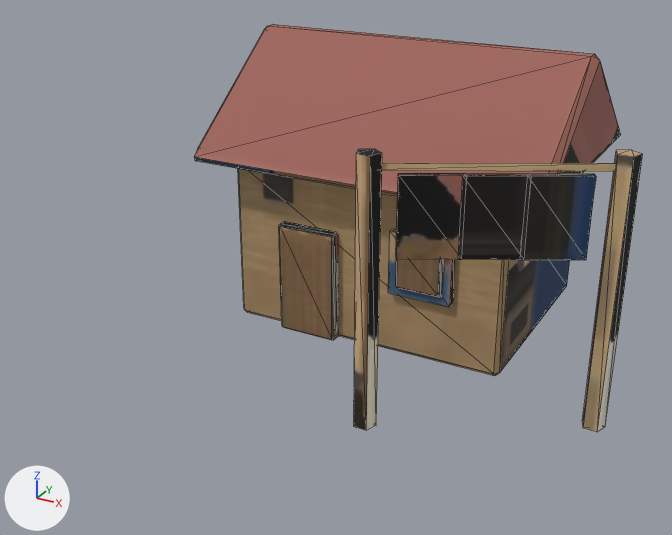
Renders of the glTF model client/public/city/house-1-age1.glb from each side of a commit.
One viewpoint serves both versions: a 50 mm lens placed at (0.653, -1.417, 0.773), pointed at (-0.046, -0.147, 0.138). The axes (+X, +Y, +Z) are drawn at lower left. The lights are the same throughout. The first picture is the older version. Mesh edges are drawn as thin lines. Where no turn or scale is listed for an object, it has been applied to the vertices. Vertices at exactly the same position are counted once.

Objects in the first picture: 'house-1-age1'.
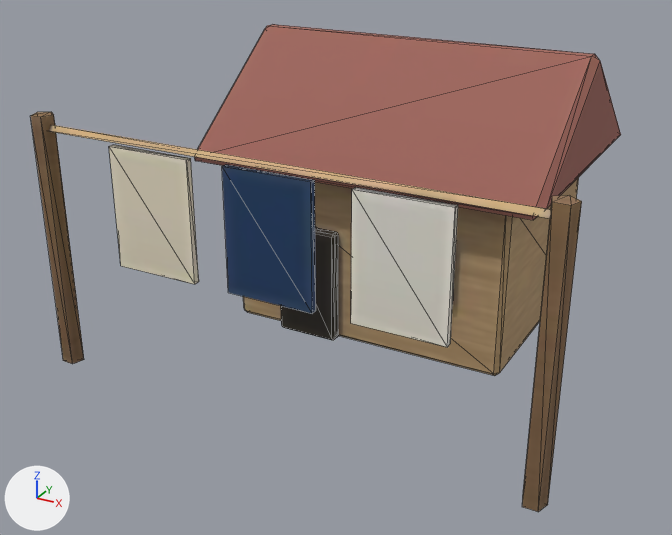
Where the newer file only moved an object's origin or applied its transform, the numbers keep the older frame.

Edits to the bpy script that builds the scene:
```text
Change me_house_1_age1:
    used by ob_house_1_age1; location = (0.064, -0.032, 0.246)
    remove me_house_1_age1.from_pydata(...)  # 148 vertices, 252 faces; spans x -0.374..0.374, y -0.343..0.343, z -0.246..0.246
    add me_house_1_age1.from_pydata(...)  # 148 vertices, 252 faces; spans x -0.481..0.354, y -0.403..0.343, z -0.246..0.246
    me_house_1_age1 part 1: the loose piece of 10 vertices spanning x 0.039..0.074, y -0.343..-0.31, z -0.246..0.174 is moved by (-0.52, -0.06, 0.0)
    me_house_1_age1 part 2: the loose piece of 10 vertices spanning x 0.339..0.374, y -0.183..-0.15, z -0.246..0.174 is moved by (-0.02, -0.22, 0.0)
    me_house_1_age1 part 3: 30 of 148 vertices moved; they spanned x 0.054..0.359, y -0.333..-0.163, z 0.024..0.16 and now span x -0.464..0.336, y -0.393..-0.383, z -0.046..0.16; mean shift (-0.27, -0.14, -0.028); largest move (0.059, -0.333, 0.151) -> (-0.464, -0.393, 0.151)
    me_house_1_age1 part 4: texture (UV) coordinates of 252 of 252 faces, centred in x -0.374..0.371, y -0.343..0.342, z -0.246..0.246, changed; they spanned u 0.01..0.99, v 0.01..0.99 and now span u 0.01..0.99, v 0.01..0.99
```

Pixel boxes [x1, y1, x2, y2] of what changed, in the pictures (672 x 535 px; the box of a moved part takes in the faces that stretch with it):
'house-1-age1', reshaped, surface changed (31% wider, 20% taller): before [194, 24, 643, 432]; after [31, 24, 621, 512]
part 1 of me_house_1_age1, moved or reshaped: before [354, 149, 382, 430]; after [31, 112, 84, 364]
part 2 of me_house_1_age1, moved or reshaped: before [583, 150, 643, 432]; after [522, 196, 582, 512]
part 3 of me_house_1_age1, moved or reshaped: before [381, 163, 616, 260]; after [49, 125, 551, 347]
part 4 of me_house_1_age1, surface changed: before [194, 73, 643, 432]; after [31, 73, 621, 512]
